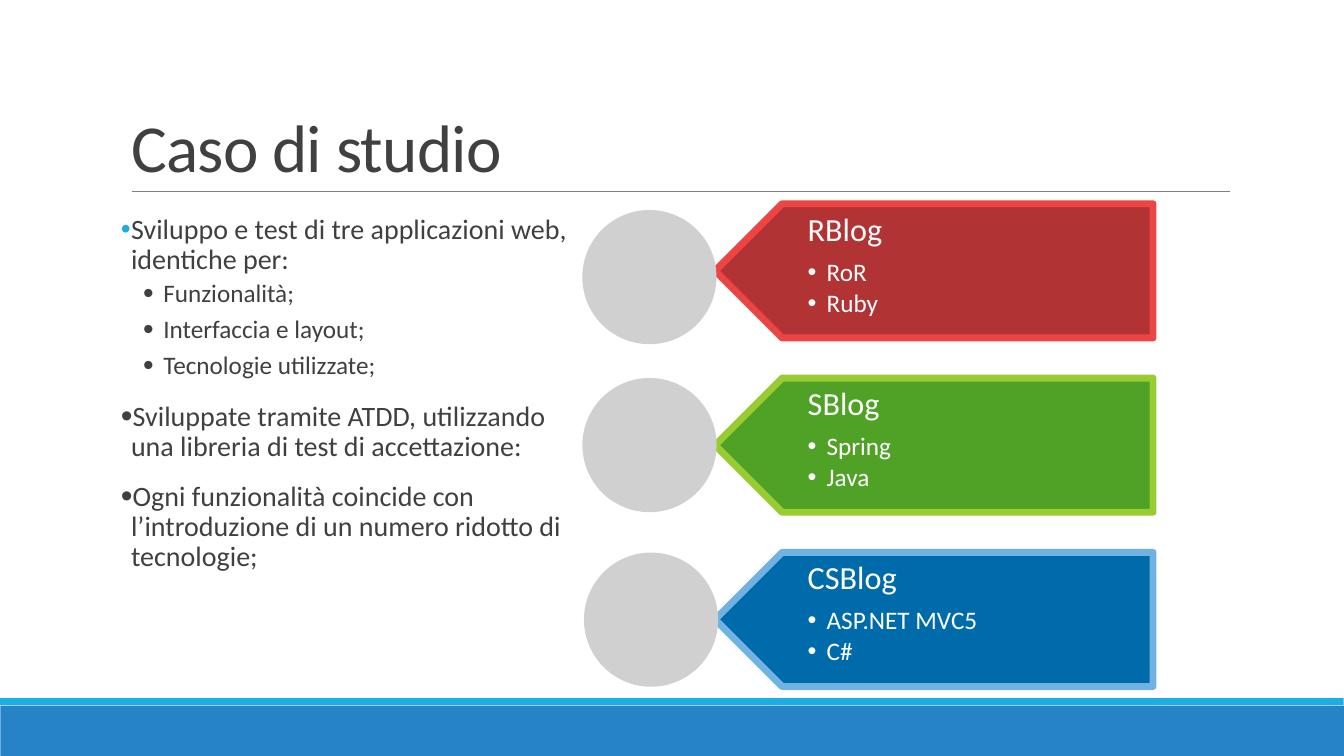
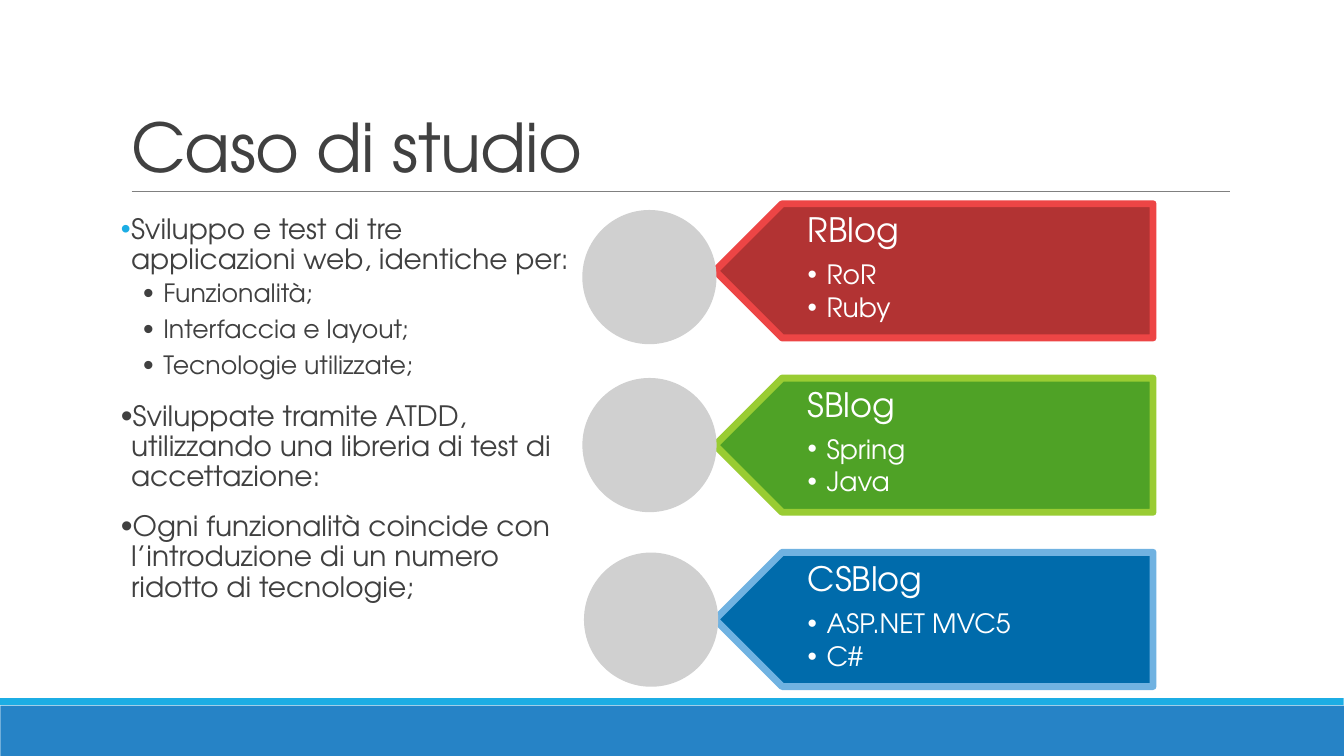
Before and after one commit to TTia/xblog-thesis, a slide deck: slide 5 of Presentazione.pptx. Drawn at 1344x756 pixels with LibreOffice and Linux fonts; fonts in the diff are those of the drawing; grey boxes stand for pictures. Boxes give left, top, right and bottom in pixels: in the first picture for what was removed or moved away, otherwise in the second. Text is boxed around its words. In the diff, an @@ line names an element or a change of style, - is before the commit and + after.

```diff
--- a/Presentazione.pptx
+++ b/Presentazione.pptx
@@ title "Caso di studio" at [131, 121, 583, 192]: font Calibri to TeX Gyre Adventor @@
@@ text "RBlog" at [808, 217, 899, 322]: size 23 to 24 pt in "RBlog"; font Calibri to TeX Gyre Adventor; size 18 to 19 pt in "RoR", "Ruby" @@
@@ text "Sviluppo e test di tre ..." at [131, 218, 568, 603]: font Calibri to TeX Gyre Adventor @@
@@ text "SBlog" at [808, 381, 906, 492]: size 23 to 24 pt in "SBlog"; font Calibri to TeX Gyre Adventor; size 18 to 19 pt in "Spring", "Java" @@
@@ text "CSBlog" at [808, 565, 1010, 667]: size 23 to 24 pt in "CSBlog"; font Calibri to TeX Gyre Adventor; size 18 to 19 pt in "ASP.NET MVC5", "C#" @@
```
Also in this commit, not shown: 10 other slides changed, 9 slides added, 19 other files.
